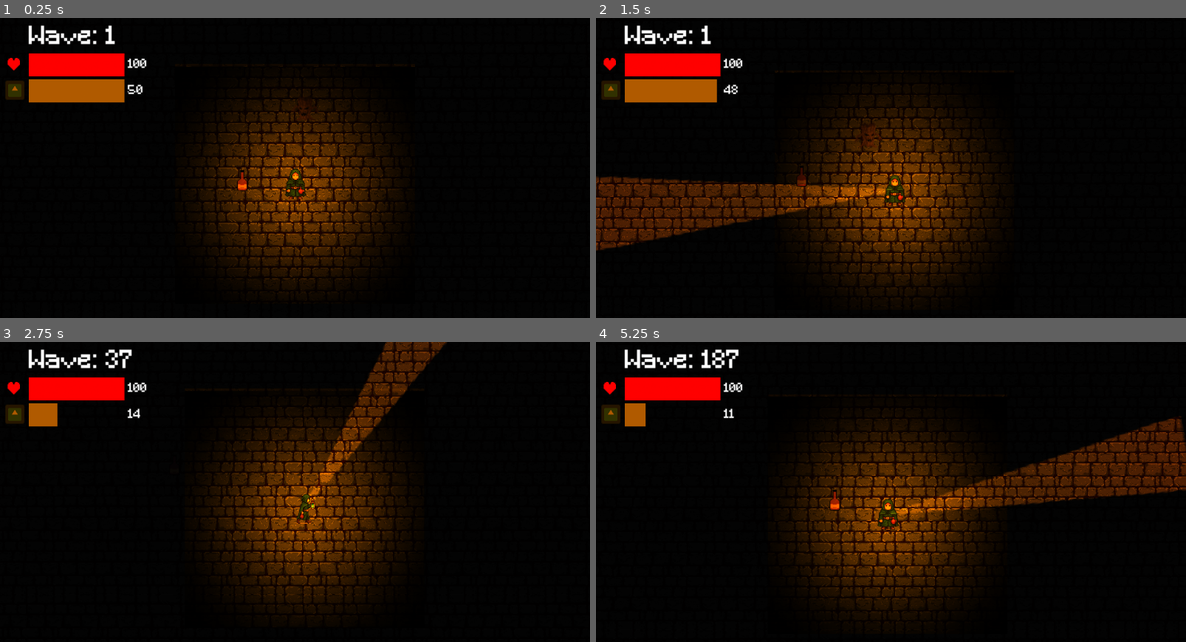
Above: before the commit, frames 1-4 (two rows, left to right).
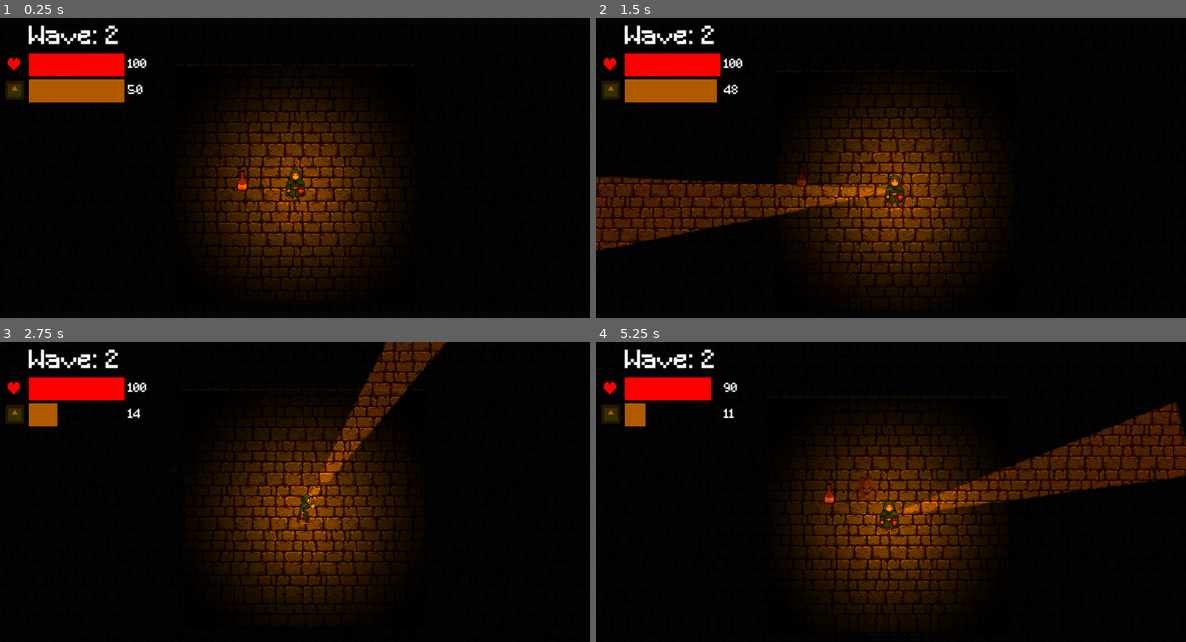
Above: after the commit, the same moments.

Repository: Frosmoth2324/Capstone-Game
Game: Godot game, scene res://Scenes/level.tscn
Same seed, same stepped clock (60 frames per second), same inputs: the game is played once before the commit and once after it. The engine's default icon, where the game draws it, is replaced by a stand-in: a white triangle on a blue panel in a dark square. Sound files missing from this copy of the repository are replaced by a short silence.
Inputs (mouse positions are in pixels of both pictures, inside the frame that each line leads up to):
- Up to frame 1 (0.25 s): no input
- Up to frame 2 (1.5 s): tap Enter at 0.5 s; move the mouse to (1020, 168) at 0.52 s; hold D (Right) 0.53-1.28 s; click (1020, 168) at 0.6 s; move the mouse to (773, 201) at 1.27 s; hold S (Down) from 1.28 s (still down); right-click (773, 201) at 1.35 s
- Up to frame 3 (2.75 s): move the mouse to (354, 435) at 2.02 s; release S (Down) at 2.03 s; hold D (Right) from 2.03 s (still down); tap Space (Pulse) at 2.1 s
- Up to frame 4 (5.25 s): move the mouse to (861, 573) at 2.77 s; release D (Right) at 2.78 s; hold W (Up) 2.78-3.53 s; click (861, 573) at 2.85 s; move the mouse to (1068, 558) at 3.52 s; hold Right mouse button (Cone Boost) 3.53-4.28 s; hold Left (Left) 3.53-5.03 s; move the mouse to (714, 459) at 4.27 s; tap Space (Pulse) at 4.35 s; move the mouse to (920, 507) at 5.02 s; hold S (Down) from 5.03 s (still down); click (920, 507) at 5.1 s

The runs differ from the first frame. In frame 1, less than 0.1% of the frame differs, in the area x 17-54%, y 2-34%; in frame 2, 0.1%; in frame 3, 0.1%; in frame 4, 12%, in the area x 17-100%, y 2-95%.

Commit message:
waves are a thing now!

Diff:
--- a/Scenes/level.tscn
+++ b/Scenes/level.tscn
@@ -4,7 +4,7 @@
 [ext_resource type="Texture2D" uid="uid://bi0veih7vkgj2" path="res://Assets/Sprites/Dungeon_brick_wall_grey.png.png" id="1_xjmqx"]
 [ext_resource type="PackedScene" uid="uid://l3sbtgxku847" path="res://Scenes/ui.tscn" id="3_juxmo"]
 [ext_resource type="PackedScene" uid="uid://clkp8fyws0hxj" path="res://Scenes/oil.tscn" id="4_tt366"]
-[ext_resource type="PackedScene" uid="uid://cg3nd41s213fe" path="res://Scenes/enemy.tscn" id="5_bnj4o"]
+[ext_resource type="Script" path="res://Scripts/WaveManager.gd" id="6_ct2bb"]
 
 [node name="Level" type="Node2D"]
 
@@ -34,5 +34,5 @@
 
 [node name="Enemies" type="Node" parent="."]
 
-[node name="Enemy" parent="Enemies" instance=ExtResource("5_bnj4o")]
-position = Vector2(648, 24)
+[node name="WaveManager" type="Node" parent="."]
+script = ExtResource("6_ct2bb")
--- a/Scripts/GameManager.gd
+++ b/Scripts/GameManager.gd
@@ -6,6 +6,11 @@
 const MAX_HEALTH = 100
 var health = MAX_HEALTH
 var dead = false
+
+#wave stats
+var wave: int = 1
+var enemies_remaining: int = 0
+signal start_wave(wave: int)
 
 #pick-up stats
 var oil_can = 10
@@ -39,3 +44,7 @@
 		can_cone = false
 	else:
 		can_cone = true
+
+func next_wave():
+	wave += 1
+	start_wave.emit(wave)
--- a/Scripts/WaveManager.gd
+++ b/Scripts/WaveManager.gd
@@ -2,18 +2,25 @@
 
 @onready var player = %Player
 
-var wave: int = 1
-var enemies_remaining: int = 0
-var enemy = preload("res://Scenes/enemy.tscn")
-var spawn_radius_min = 1500
-var spawn_radius_max = 3000
+var enemy_scene = preload("res://Scenes/enemy.tscn")
+var spawn_radius_min = 500
+var spawn_radius_max = 1000
 func _ready():
-	pass
+	GameManager.start_wave.connect(_on_next_wave)
 
-func _process(delta):
-	if enemies_remaining == 0:
-		wave += 1
-		new_wave()
+func _process(_delta):
+	if GameManager.enemies_remaining == 0:
+		GameManager.next_wave()
 
-func new_wave():
-	pass
+func _on_next_wave(wave):
+	var enemies = wave * 2 + 3
+	for i in enemies:
+		print(enemies)
+		var angle = randf_range(0, TAU)
+		var distance = randf_range(spawn_radius_min, spawn_radius_max)
+		var spawn_pos = player.global_position + Vector2.from_angle(angle) * distance
+		var enemy = enemy_scene.instantiate() as CharacterBody2D
+		enemy.global_position = spawn_pos
+		enemy.player = self.player
+		$"../Enemies".add_child(enemy)
+		GameManager.enemies_remaining += 1
--- a/Scripts/enemy.gd
+++ b/Scripts/enemy.gd
@@ -1,6 +1,6 @@
 extends CharacterBody2D
 
-@onready var player = %Player
+@onready var player: Node2D
 @onready var sprite = $Sprite
 @onready var enemy = $"."
 @onready var enemies = $".."
@@ -13,28 +13,25 @@
 
 var oil_scene = preload("res://Scenes/oil.tscn")
 
-func _ready():
-	loot_num = randi_range(0,100)
-	WaveManager.enemies_remaining += 1
-
-func _physics_process(delta):
-		var direction = (player.global_position - global_position).normalized()
-		if direction.x > 0:
-			sprite.flip_h = false
-		elif direction.x < 0:
-			sprite.flip_h = true
-		direction = direction.rotated(randf_range(-0.1, 0.1)) * (1.0 + randf_range(-0.1, 0.1))
-		velocity = direction * SPEED
-		if health > 0:
-			move_and_slide()
+func _physics_process(_delta):
+	var direction = Vector2(player.global_position - global_position).normalized()
+	if direction.x > 0:
+		sprite.flip_h = false
+	elif direction.x < 0:
+		sprite.flip_h = true
+	direction = direction.rotated(randf_range(-0.1, 0.1)) * (1.0 + randf_range(-0.1, 0.1))
+	velocity = direction * SPEED
+	if health > 0:
+		move_and_slide()
 
 func hit(hurt):
 	health -= hurt
 	print("enemy hit")
 	if health <= 0:
+		var loot_num = randi_range(0,100)
 		print("die")
 		print(loot_num)
-		WaveManager.enemies_remaining -= 1
+		GameManager.enemies_remaining -= 1
 		if  5 < loot_num and loot_num < 15:
 			var oil = oil_scene.instantiate() as Node2D
 			oil.position = enemy.global_position
--- a/Scripts/player.gd
+++ b/Scripts/player.gd
@@ -65,7 +65,6 @@
 	if GameManager.is_coneing and !GameManager.is_cone_boosting:
 		cone_light.color = Color(1.0, 0.5, 0.0, 1.0)
 	elif GameManager.is_coneing and GameManager.is_cone_boosting:
-		print("boost")
 		cone_light.color = Color(1.0, .8, 0.4, 1.0)
 
 func set_sprite_direction(direction):
--- a/Scripts/ui.gd
+++ b/Scripts/ui.gd
@@ -13,7 +13,7 @@
 	health_number.text = str(GameManager.MAX_HEALTH)
 
 func _process(_delta):
-	wave_label.text = "Wave: " + str(WaveManager.wave)
+	wave_label.text = "Wave: " + str(GameManager.wave)
 	oil_bar.value = GameManager.oil
 	health_bar.value = GameManager.health
 	oil_number.text = str(int(GameManager.oil))
--- a/project.godot
+++ b/project.godot
@@ -19,7 +19,6 @@
 
 GameManager="*res://Scripts/GameManager.gd"
 BgMusic="*res://Scenes/bg_music.tscn"
-WaveManager="*res://Scripts/WaveManager.gd"
 
 [input]
 
